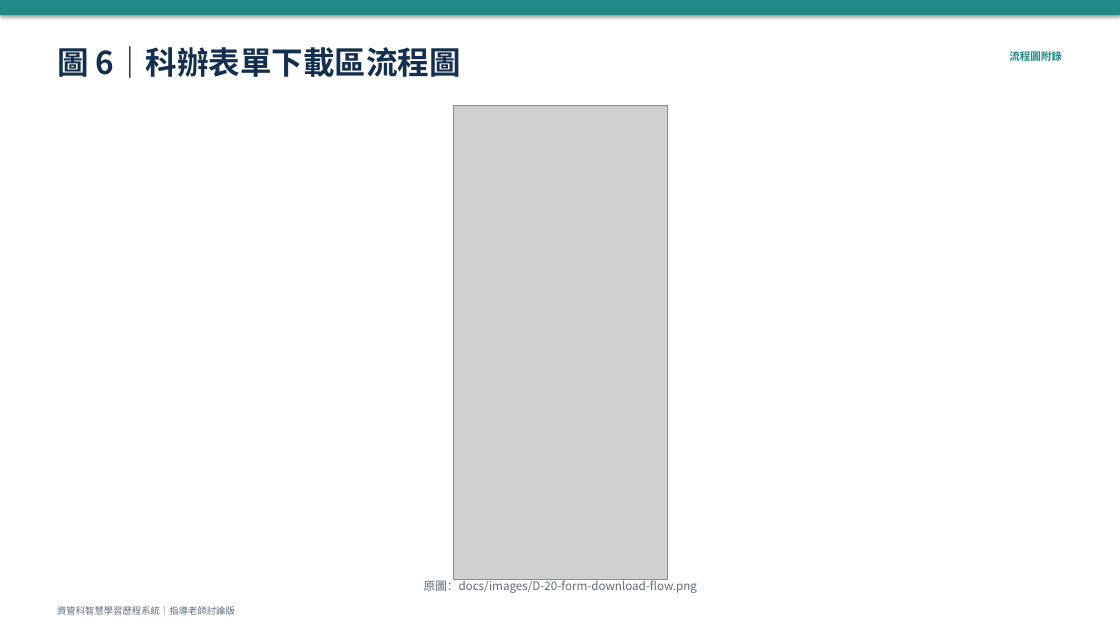
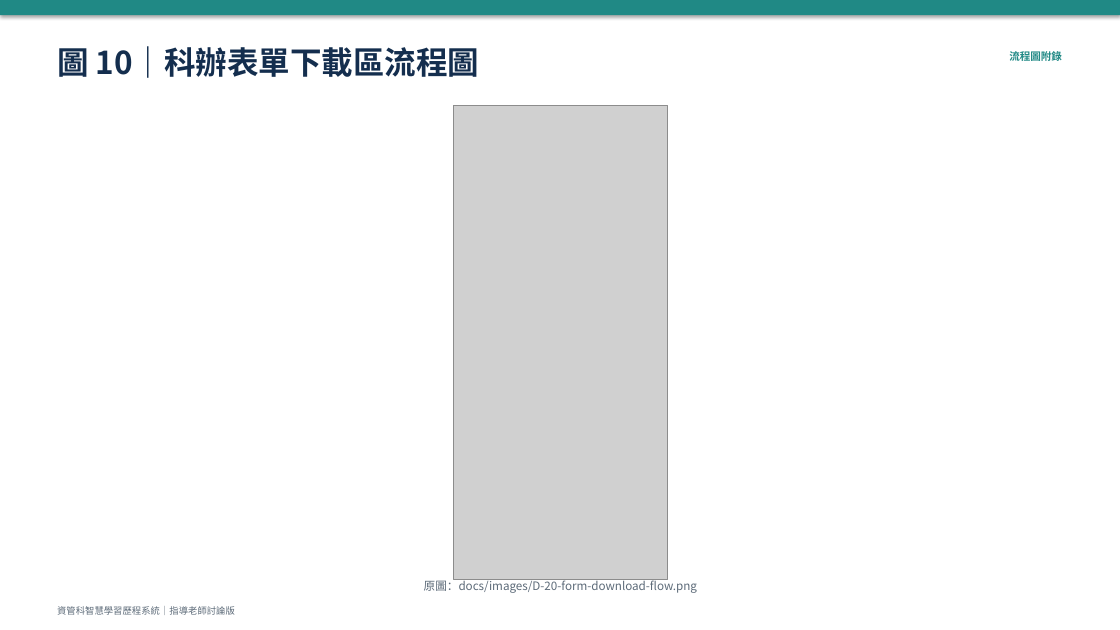
Before and after one commit to vujhdcusa/1028, a slide deck: slide 11 of docs/08_簡報/AI_流程圖彙整_2026-10-10.pptx (slide 8 before the commit). Drawn at 1120x630 pixels with LibreOffice and Linux fonts; fonts in the diff are those of the drawing; grey boxes stand for pictures. Boxes give left, top, right and bottom in pixels: in the first picture for what was removed or moved away, otherwise in the second. Text is boxed around its words. In the diff, an @@ line names an element or a change of style, - is before the commit and + after.

```diff
--- a/docs/08_簡報/AI_流程圖彙整_2026-10-10.pptx
+++ b/docs/08_簡報/AI_流程圖彙整_2026-10-10.pptx
@@ text at bbox=[57, 42, 480, 83]: text changed @@
-圖 6｜科辦表單下載區流程圖
+圖 10｜科辦表單下載區流程圖
```
Also in this commit, not shown: 17 other slides changed, 4 slides added, 56 other files.
